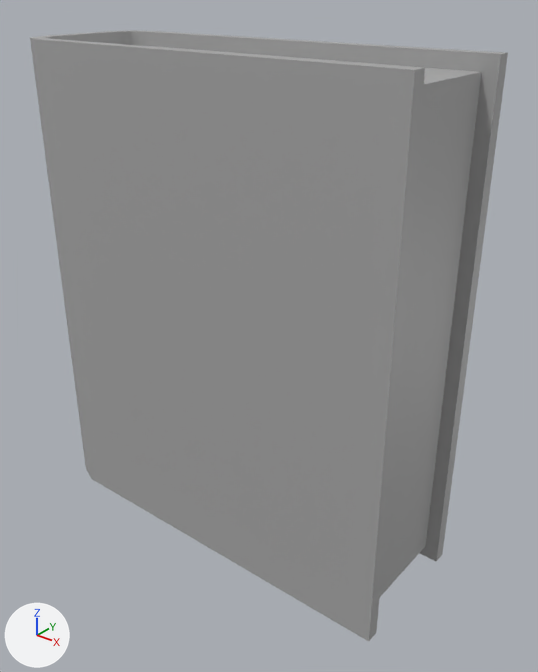
Two versions of the FBX model Needle and Fred/Assets/Environment/Meshes/SM_Book_01c.fbx, one commit apart.
The view is the same before and after, from a 50 mm lens placed at (0.433, -0.426, 0.364), pointed at (0.152, -0.075, 0.146). Lighting does not change. The marker at lower left points along +X, +Y and +Z. Where no turn or scale is listed for an object, it has been applied to the vertices.

The scene before the commit, as lines of its bpy script (objects in view):
```python
me_mesh = bpy.data.meshes.new('Mesh')
me_mesh.from_pydata(...)  # 48 vertices, 42 faces; spans x -0.01..0.274, y -0.13..-0.032, z -0.005..0.328
me_mesh.materials.append(mat_standardsurface2)  # grey #aaaaaa
ob_sm_book_01c = bpy.data.objects.new('SM_Book_01c', me_mesh)
ob_sm_book_01c.location = (0.0, 0.0, 0.0)
```
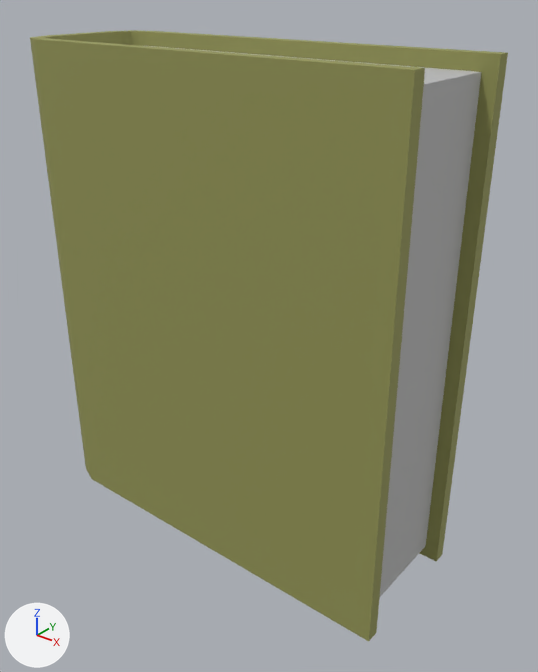
The newer file is also turned or shifted as a whole; pictures and numbers use the older file's frame.

Pixel boxes [x1, y1, x2, y2] of what changed, in the pictures (538 x 672 px):
part 1 of me_mesh, recoloured
    both: [420, 546, 436, 561]
part 2 of me_mesh, recoloured (grey to yellow)
    both: [30, 30, 505, 72]
part 3 of me_mesh, recoloured (grey to yellow)
    both: [30, 38, 415, 641]
part 4 of me_mesh, recoloured (grey to yellow)
    both: [369, 53, 508, 641]
part 5 of me_mesh, recoloured
    both: [151, 46, 481, 598]

Patch to the scene script:
```diff
--- a/Needle and Fred/Assets/Environment/Meshes/SM_Book_01c.fbx.py
+++ b/Needle and Fred/Assets/Environment/Meshes/SM_Book_01c.fbx.py
@@ mat_book_white @@
+mat_book_white = principled_material('book_white')
+mat_book_white.base_color = (0.5, 0.5, 0.5)  # grey #bcbcbc
+mat_book_white.roughness = 0.749
@@ mat_book_yellow @@
+mat_book_yellow = principled_material('book_yellow')
+mat_book_yellow.base_color = (0.302, 0.31, 0.0955)  # yellow #959757
+mat_book_yellow.roughness = 0.749
@@ me_mesh @@
 me_mesh.from_pydata(...)  # 48 vertices, 42 faces; spans x -0.01..0.274, y -0.13..-0.032, z -0.005..0.328
 # used by ob_sm_book_01c; location = (0.0, 0.0, 0.0)
+# me_mesh part 1: all 14 faces centred in x -0.005..0.143, y -0.125..-0.036, z -0.005..0.0 switch from mat_standardsurface2 (grey #aaaaaa) to mat_book_yellow (yellow #959757)
+# me_mesh part 2: all 14 faces centred in x -0.005..0.143, y -0.125..-0.036, z 0.323..0.328 switch from mat_standardsurface2 (grey #aaaaaa) to mat_book_yellow (yellow #959757)
+# me_mesh part 3: all 7 faces centred in x -0.01..0.143, y -0.13..-0.032, z 0.161 switch from mat_standardsurface2 (grey #aaaaaa) to mat_book_yellow (yellow #959757)
+# me_mesh part 4: all 4 faces centred in x 0.27..0.274, y -0.125..-0.036, z 0.161 switch from mat_standardsurface2 (grey #aaaaaa) to mat_book_yellow (yellow #959757)
+# me_mesh part 5: all 3 faces centred in x 0.07..0.265, y -0.081, z 0.004..0.318 switch from mat_standardsurface2 (grey #aaaaaa) to mat_book_white (grey #bcbcbc)
```
